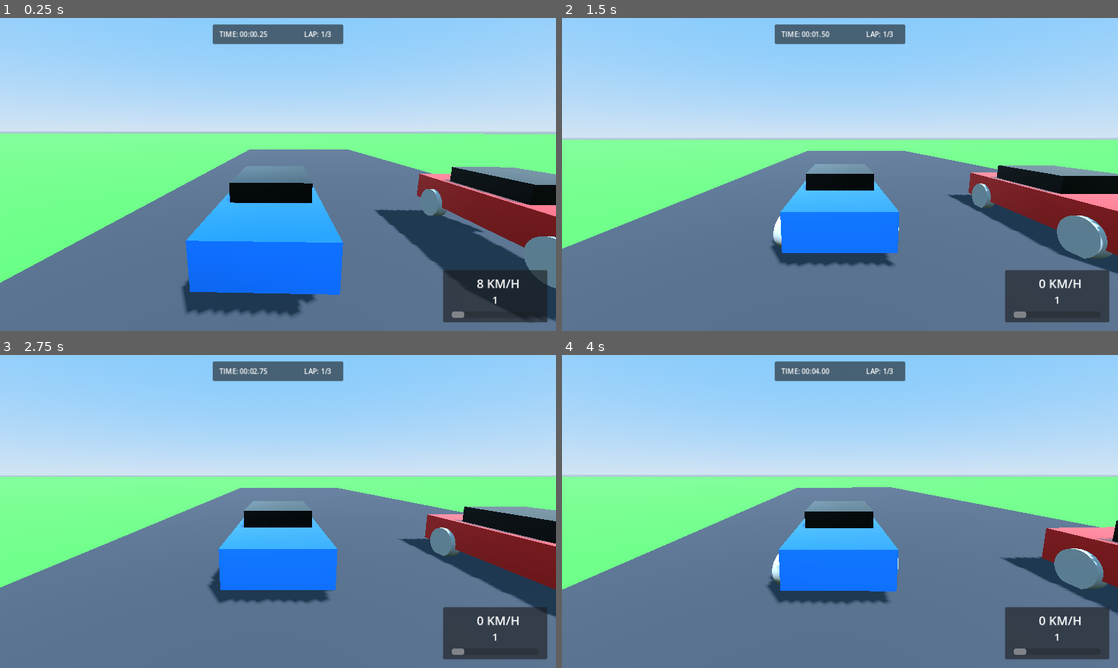
Above: before the commit, frames 1-4 (two rows, left to right).
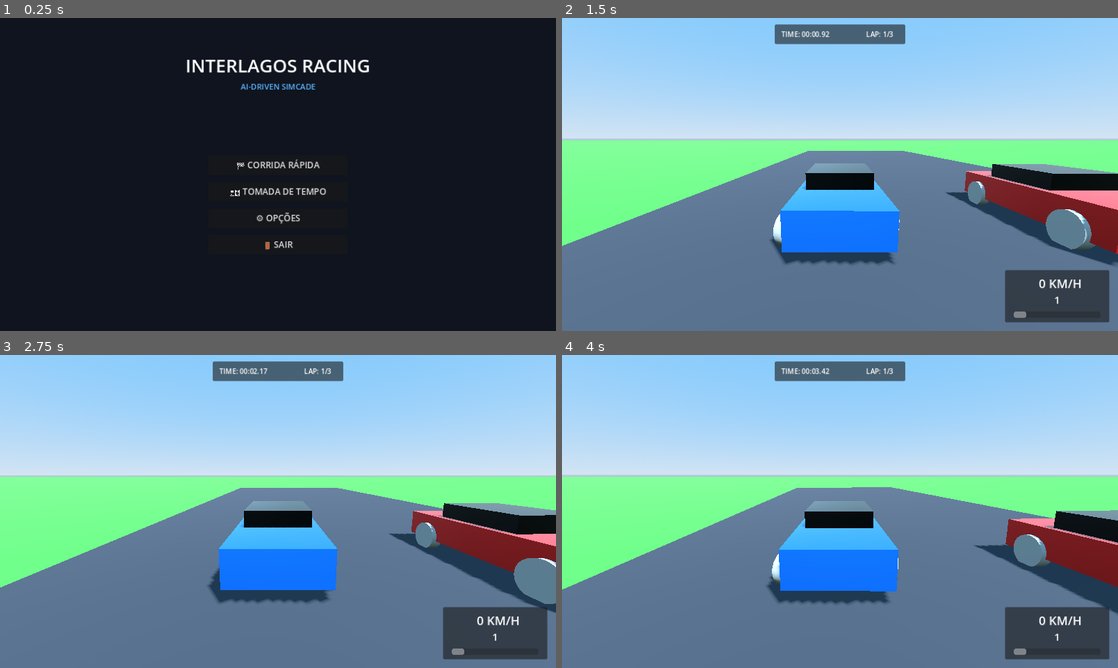
Above: after the commit, the same moments.

Repository: Renatoandrade00/Interlagos_racing
Game: Godot game, scene res://UI/MainMenu.tscn
Same seed, same stepped clock (60 frames per second), same inputs: the game is played once before the commit and once after it. Before the commit the project starts from res://Tracks/Interlagos/InterlagosVerticalSlice.tscn.
Inputs (mouse positions are in pixels of both pictures, inside the frame that each line leads up to):
- Up to frame 1 (0.25 s): no input
- Up to frame 2 (1.5 s): click (840, 165) at 0.5 s, where only the run after the commit has a clickable "🏁 CORRIDA RÁPIDA"; hold D (steer_right) from 1.28 s (still down); hold W (throttle) from 1.28 s (still down)
- Up to frame 3 (2.75 s): release D (steer_right) at 2.03 s; release W (throttle) at 2.03 s; hold S (brake) from 2.03 s (still down); tap W (throttle) at 2.1 s
- Up to frame 4 (4 s): release S (brake) at 2.78 s; hold W (throttle) 2.78-3.53 s; hold D (steer_right) from 2.78 s (still down); tap W (throttle) at 3.6 s

The runs differ from the first frame. In frame 1, 97% of the frame differs, in the area x 0-100%, y 0-100%; in frame 2, 2.8%; in frame 3, 2.1%; in frame 4, 2.7%.

Commit message:
feat(ui): add MainMenu with game modes and graphics/audio settings panel

Diff:
--- /dev/null
+++ b/UI/MainMenu.gd
@@ -0,0 +1,66 @@
+extends Control
+class_name MainMenu
+
+signal start_game_requested
+signal exit_game_requested
+
+@onready var btn_quick_race: Button = $VBoxContainer/BtnQuickRace
+@onready var btn_time_trial: Button = $VBoxContainer/BtnTimeTrial
+@onready var btn_settings: Button = $VBoxContainer/BtnSettings
+@onready var btn_quit: Button = $VBoxContainer/BtnQuit
+@onready var settings_panel: Panel = $SettingsPanel
+
+# Configurações gráficas e áudio
+@onready var opt_resolution: OptionButton = $SettingsPanel/VBoxSettings/HBoxRes/OptResolution
+@onready var opt_graphics_preset: OptionButton = $SettingsPanel/VBoxSettings/HBoxPreset/OptPreset
+@onready var slider_volume: HSlider = $SettingsPanel/VBoxSettings/HBoxVol/SliderVolume
+@onready var btn_close_settings: Button = $SettingsPanel/BtnCloseSettings
+
+func _ready() -> void:
+	btn_quick_race.pressed.connect(_on_quick_race_pressed)
+	btn_time_trial.pressed.connect(_on_time_trial_pressed)
+	btn_settings.pressed.connect(_on_settings_pressed)
+	btn_quit.pressed.connect(_on_quit_pressed)
+	btn_close_settings.pressed.connect(func(): settings_panel.visible = false)
+
+	setup_settings_options()
+
+func setup_settings_options() -> void:
+	opt_resolution.add_item("1280x720 (Nativo UHD 620)")
+	opt_resolution.add_item("1920x1080 (Full HD)")
+	opt_resolution.add_item("960x540 (Performance Ultra)")
+
+	opt_graphics_preset.add_item("Low (Recomendado UHD 620)")
+	opt_graphics_preset.add_item("Medium")
+	opt_graphics_preset.add_item("High")
+
+	opt_resolution.item_selected.connect(_on_resolution_selected)
+	opt_graphics_preset.item_selected.connect(_on_preset_selected)
+	slider_volume.value_changed.connect(_on_volume_changed)
+
+func _on_quick_race_pressed() -> void:
+	get_tree().change_scene_to_file("res://Tracks/Interlagos/InterlagosVerticalSlice.tscn")
+
+func _on_time_trial_pressed() -> void:
+	get_tree().change_scene_to_file("res://Tracks/Interlagos/InterlagosVerticalSlice.tscn")
+
+func _on_settings_pressed() -> void:
+	settings_panel.visible = true
+
+func _on_quit_pressed() -> void:
+	get_tree().quit()
+
+func _on_resolution_selected(index: int) -> void:
+	match index:
+		0:
+			get_window().size = Vector2i(1280, 720)
+		1:
+			get_window().size = Vector2i(1920, 1080)
+		2:
+			get_window().size = Vector2i(960, 540)
+
+func _on_preset_selected(index: int) -> void:
+	print("[SETTINGS] Preset gráfico alterado para: ", index)
+
+func _on_volume_changed(value: float) -> void:
+	AudioServer.set_bus_volume_db(AudioServer.get_bus_index("Master"), linear_to_db(value / 100.0))
--- /dev/null
+++ b/UI/MainMenu.tscn
@@ -0,0 +1,186 @@
+[gd_scene load_steps=2 format=3]
+
+[ext_resource type="Script" path="res://UI/MainMenu.gd" id="1_menu"]
+
+[node name="MainMenu" type="Control"]
+layout_mode = 3
+anchors_preset = 15
+anchor_right = 1.0
+anchor_bottom = 1.0
+grow_horizontal = 2
+grow_vertical = 2
+script = ExtResource("1_menu")
+
+[node name="Background" type="ColorRect" parent="."]
+layout_mode = 1
+anchors_preset = 15
+anchor_right = 1.0
+anchor_bottom = 1.0
+grow_horizontal = 2
+grow_vertical = 2
+color = Color(0.06, 0.08, 0.12, 1)
+
+[node name="TitleLabel" type="Label" parent="."]
+layout_mode = 1
+anchors_preset = 5
+anchor_left = 0.5
+anchor_right = 0.5
+offset_left = -300.0
+offset_top = 80.0
+offset_right = 300.0
+offset_bottom = 140.0
+grow_horizontal = 2
+theme_override_font_sizes/font_size = 42
+text = "INTERLAGOS RACING"
+horizontal_alignment = 1
+
+[node name="SubtitleLabel" type="Label" parent="."]
+layout_mode = 1
+anchors_preset = 5
+anchor_left = 0.5
+anchor_right = 0.5
+offset_left = -200.0
+offset_top = 145.0
+offset_right = 200.0
+offset_bottom = 175.0
+grow_horizontal = 2
+theme_override_colors/font_color = Color(0.35, 0.7, 1, 1)
+theme_override_font_sizes/font_size = 18
+text = "AI-DRIVEN SIMCADE"
+horizontal_alignment = 1
+
+[node name="VBoxContainer" type="VBoxContainer" parent="."]
+layout_mode = 1
+anchors_preset = 8
+anchor_left = 0.5
+anchor_top = 0.5
+anchor_right = 0.5
+anchor_bottom = 0.5
+offset_left = -160.0
+offset_top = -40.0
+offset_right = 160.0
+offset_bottom = 180.0
+grow_horizontal = 2
+grow_vertical = 2
+theme_override_constants/separation = 16
+
+[node name="BtnQuickRace" type="Button" parent="VBoxContainer"]
+custom_minimum_size = Vector2(0, 45)
+layout_mode = 2
+theme_override_font_sizes/font_size = 20
+text = "🏁 CORRIDA RÁPIDA"
+
+[node name="BtnTimeTrial" type="Button" parent="VBoxContainer"]
+custom_minimum_size = Vector2(0, 45)
+layout_mode = 2
+theme_override_font_sizes/font_size = 20
+text = "⏱️ TOMADA DE TEMPO"
+
+[node name="BtnSettings" type="Button" parent="VBoxContainer"]
+custom_minimum_size = Vector2(0, 45)
+layout_mode = 2
+theme_override_font_sizes/font_size = 20
+text = "⚙️ OPÇÕES"
+
+[node name="BtnQuit" type="Button" parent="VBoxContainer"]
+custom_minimum_size = Vector2(0, 45)
+layout_mode = 2
+theme_override_font_sizes/font_size = 20
+text = "🚪 SAIR"
+
+[node name="SettingsPanel" type="Panel" parent="."]
+visible = false
+layout_mode = 1
+anchors_preset = 8
+anchor_left = 0.5
+anchor_top = 0.5
+anchor_right = 0.5
+anchor_bottom = 0.5
+offset_left = -260.0
+offset_top = -180.0
+offset_right = 260.0
+offset_bottom = 180.0
+grow_horizontal = 2
+grow_vertical = 2
+
+[node name="SettingsTitle" type="Label" parent="SettingsPanel"]
+layout_mode = 1
+anchors_preset = 5
+anchor_left = 0.5
+anchor_right = 0.5
+offset_left = -100.0
+offset_top = 20.0
+offset_right = 100.0
+offset_bottom = 50.0
+grow_horizontal = 2
+theme_override_font_sizes/font_size = 22
+text = "CONFIGURAÇÕES"
+horizontal_alignment = 1
+
+[node name="VBoxSettings" type="VBoxContainer" parent="SettingsPanel"]
+layout_mode = 1
+anchors_preset = 8
+anchor_left = 0.5
+anchor_top = 0.5
+anchor_right = 0.5
+anchor_bottom = 0.5
+offset_left = -200.0
+offset_top = -80.0
+offset_right = 200.0
+offset_bottom = 80.0
+grow_horizontal = 2
+grow_vertical = 2
+theme_override_constants/separation = 14
+
+[node name="HBoxRes" type="HBoxContainer" parent="SettingsPanel/VBoxSettings"]
+layout_mode = 2
+
+[node name="Label" type="Label" parent="SettingsPanel/VBoxSettings/HBoxRes"]
+custom_minimum_size = Vector2(120, 0)
+layout_mode = 2
+text = "Resolução:"
+
+[node name="OptResolution" type="OptionButton" parent="SettingsPanel/VBoxSettings/HBoxRes"]
+layout_mode = 2
+size_flags_horizontal = 3
+
+[node name="HBoxPreset" type="HBoxContainer" parent="SettingsPanel/VBoxSettings"]
+layout_mode = 2
+
+[node name="Label" type="Label" parent="SettingsPanel/VBoxSettings/HBoxPreset"]
+custom_minimum_size = Vector2(120, 0)
+layout_mode = 2
+text = "Gráficos:"
+
+[node name="OptPreset" type="OptionButton" parent="SettingsPanel/VBoxSettings/HBoxPreset"]
+layout_mode = 2
+size_flags_horizontal = 3
+
+[node name="HBoxVol" type="HBoxContainer" parent="SettingsPanel/VBoxSettings"]
+layout_mode = 2
+
+[node name="Label" type="Label" parent="SettingsPanel/VBoxSettings/HBoxVol"]
+custom_minimum_size = Vector2(120, 0)
+layout_mode = 2
+text = "Volume Áudio:"
+
+[node name="SliderVolume" type="HSlider" parent="SettingsPanel/VBoxSettings/HBoxVol"]
+layout_mode = 2
+size_flags_horizontal = 3
+size_flags_vertical = 4
+value = 80.0
+
+[node name="BtnCloseSettings" type="Button" parent="SettingsPanel"]
+layout_mode = 1
+anchors_preset = 7
+anchor_left = 0.5
+anchor_top = 1.0
+anchor_right = 0.5
+anchor_bottom = 1.0
+offset_left = -60.0
+offset_top = -50.0
+offset_right = 60.0
+offset_bottom = -15.0
+grow_horizontal = 2
+grow_vertical = 0
+text = "FECHAR"
--- a/project.godot
+++ b/project.godot
@@ -11,7 +11,7 @@
 config/name="Interlagos Racing"
 config/description="Simcade Racing Game AI-Driven targeting Intel UHD 620"
 config/version="0.1.0"
-run/main_scene="res://Tracks/Interlagos/InterlagosVerticalSlice.tscn"
+run/main_scene="res://UI/MainMenu.tscn"
 config/features=PackedStringArray("4.3", "GL Compatibility")
 
 [display]
